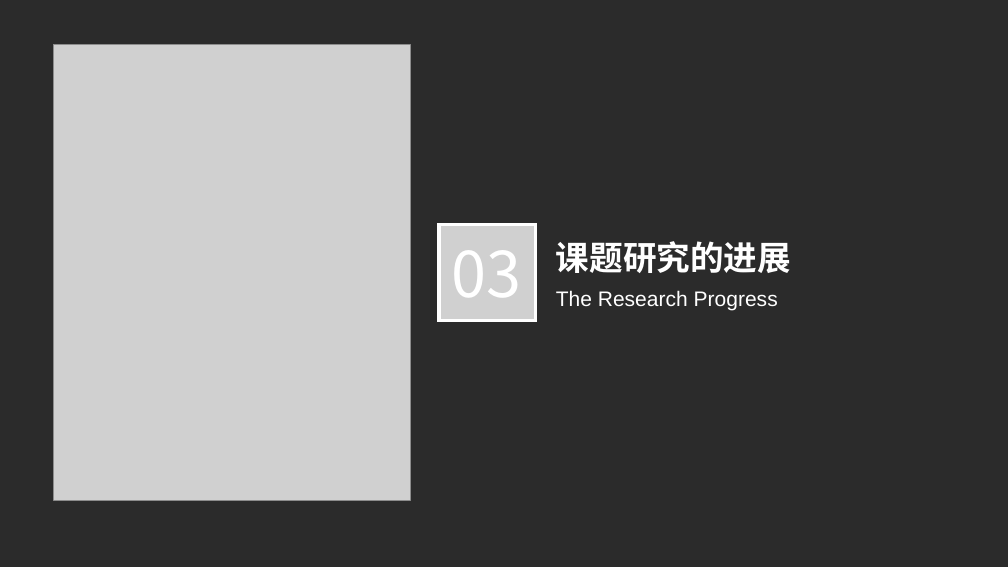
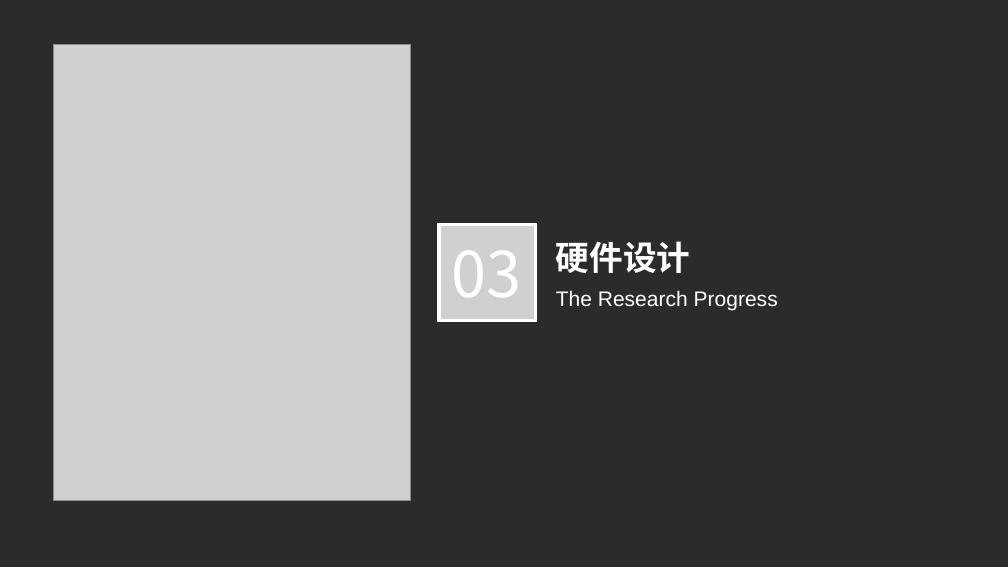
Before and after one commit to zjermery/MulFuncPerCalendar, a slide deck: slide 11 of Dods/论文/毕业论文答辩模板 (5).pptx. Drawn at 1008x567 pixels with LibreOffice and Linux fonts; fonts in the diff are those of the drawing; grey boxes stand for pictures; background and template pictures are left out; a plain dark background stands for a picture behind light text. Boxes give left, top, right and bottom in pixels: in the first picture for what was removed or moved away, otherwise in the second. Text is boxed around its words. In the diff, an @@ line names an element or a change of style, - is before the commit and + after.

```diff
--- a/Dods/论文/毕业论文答辩模板 (5).pptx
+++ b/Dods/论文/毕业论文答辩模板 (5).pptx
@@ text at [556,241,690,273]: text changed @@
-课题研究的进展
+硬件设计
```
Also in this commit, not shown: 9 other slides changed, 2 other files.
